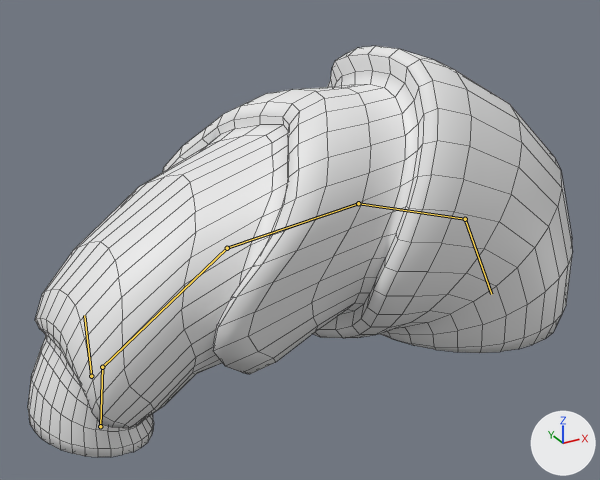
The Blender file BeatThisGame/Assets/Characters/blob.blend: old version first, new version second.
Both versions are drawn from a camera (50 mm lens) standing at (-2.32, -10.31, 7.45) and looking at (3.37, 0.03, 2.29). The lights are fixed; the arrows at lower right show +X, +Y and +Z. Both versions are drawn at frame 24 of the action 'slam'; the numbers are the values there. The bones that bend it are drawn over the model as lines. Mesh edges are drawn as thin lines.
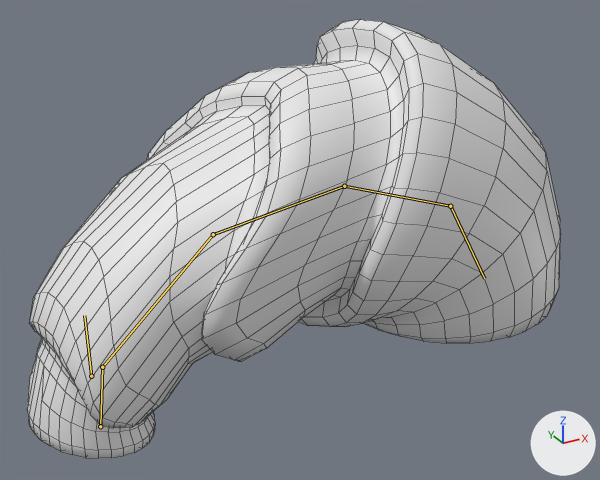
The change in detail:
Bone 'Bone.001' (bone_bone_001) turns from (65, 0, 0) to (57, 0, 0) degrees about its own x, y and z.
Bone 'Bone.002' (bone_bone_002) turns from (30, 0, 0) to (36, 0, 0) degrees about its own x, y and z.
Bone 'Bone.003' (bone_bone_003) turns from (6, 0, 0) to (4, 0, 0) degrees about its own x, y and z.
Bone 'Bone.004' (bone_bone_004) turns from (0, 0, 0) to (6, 0, 0) degrees about its own x, y and z.

Pixel boxes [x1, y1, x2, y2] of what changed, in the pictures (600 x 480 px):
'Cylinder', posed (7% taller): before [28, 46, 573, 457]; after [27, 19, 561, 458]
bone 'Bone.001', root to tip: before (102, 367) to (227, 248); after (102, 367) to (213, 234)
bone 'Bone.002', root to tip: before (227, 248) to (358, 203); after (213, 234) to (344, 186)
bone 'Bone.003', root to tip: before (358, 203) to (465, 219); after (344, 186) to (450, 206)
bone 'Bone.004', root to tip: before (465, 219) to (491, 294); after (450, 206) to (484, 278)
